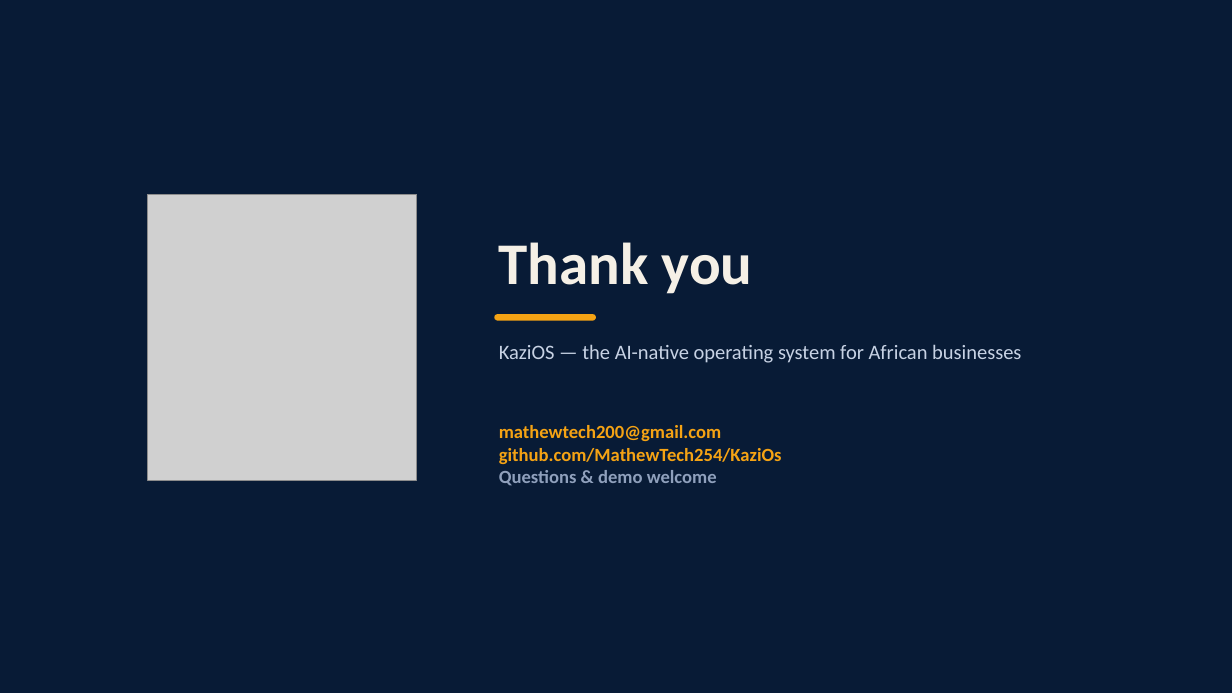
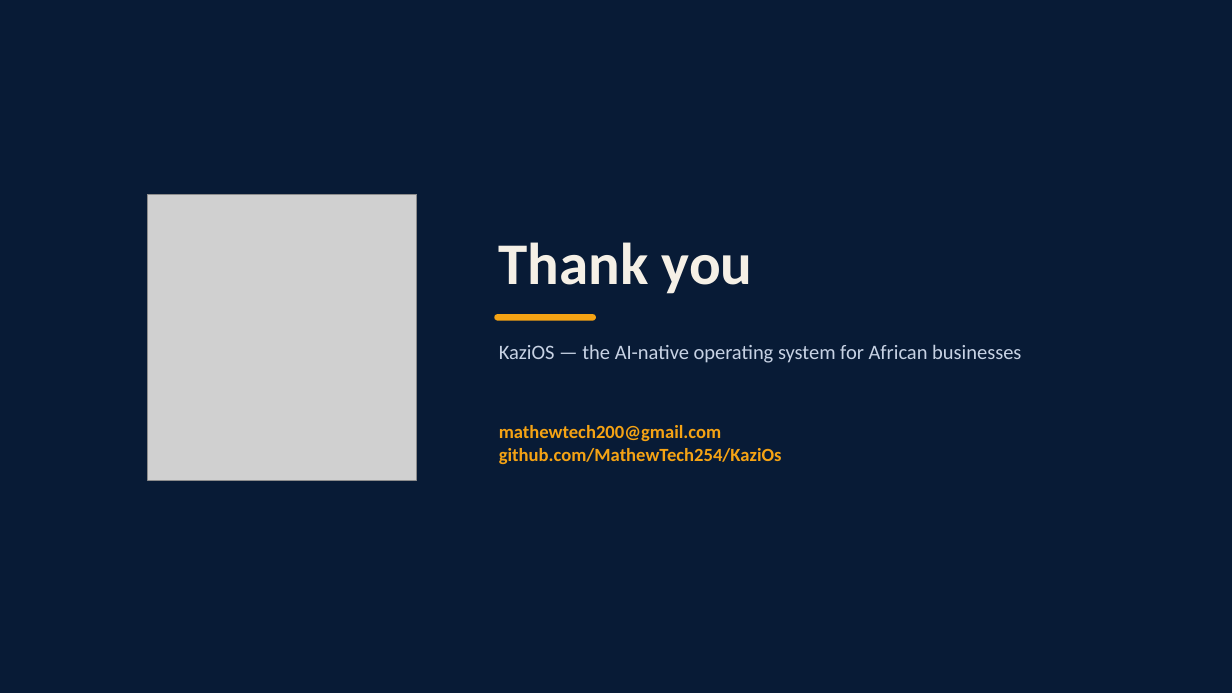
Before and after one commit to MathewTech254/KaziOs, a slide deck: slide 13 of docs/presentation/KaziOS-Presentation.pptx. Drawn at 1232x693 pixels with LibreOffice and Linux fonts; fonts in the diff are those of the drawing; grey boxes stand for pictures. Boxes give left, top, right and bottom in pixels: in the first picture for what was removed or moved away, otherwise in the second. Text is boxed around its words. In the diff, an @@ line names an element or a change of style, - is before the commit and + after.

```diff
--- a/docs/presentation/KaziOS-Presentation.pptx
+++ b/docs/presentation/KaziOS-Presentation.pptx
@@ text at (x1=499, y1=470, x2=717, y2=486): paragraph removed @@
-Questions & demo welcome
```
Also in this commit, not shown: 24 other files.
